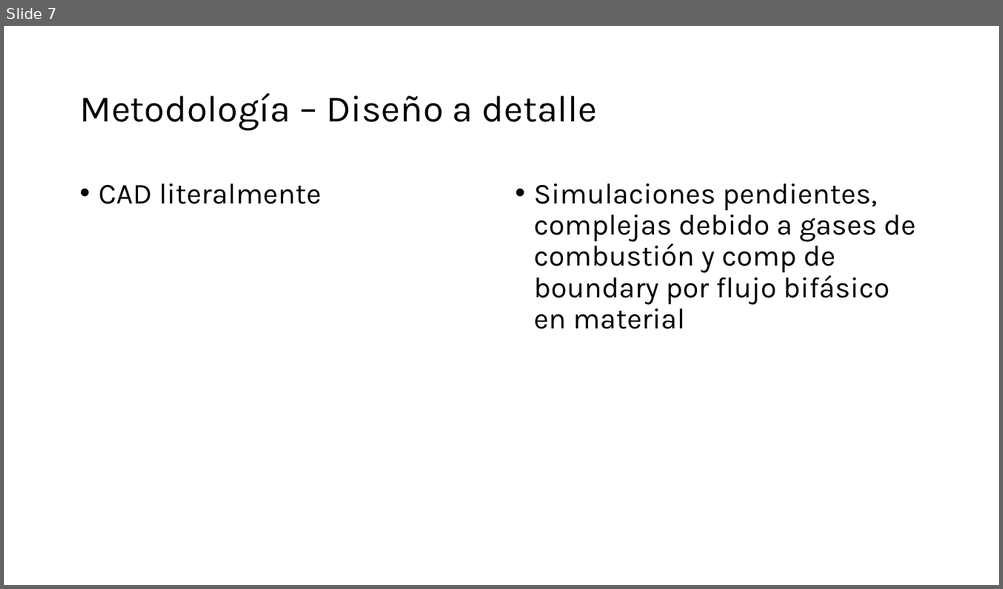
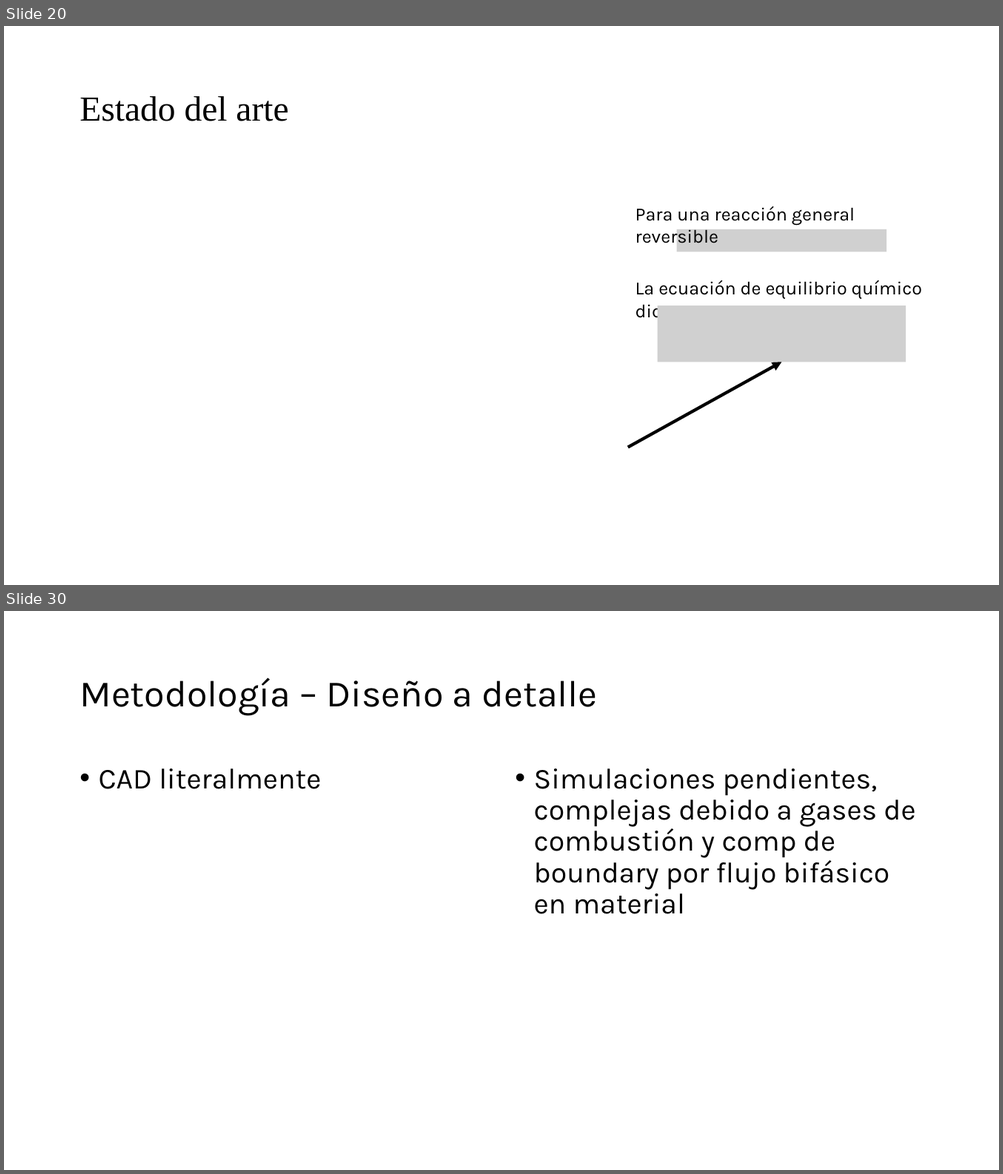
Before and after one commit to Archimedean2345/The-thermal-repository, a slide deck: PFlammam - Lucia V1 rev3/PFlammam - Lucia V1 - technical presentation.pptx. Shown one above the other, each under a label of ours: slide 7 before the commit, slides 20 and 30 after it; the slides between them are not shown. The pictures are 1003x589 and 1003x1174 pixels, drawn with LibreOffice and Linux fonts; fonts in the diff are those of the drawing; grey boxes stand for pictures. Boxes give left, top, right and bottom in pixels: in the first picture for what was removed or moved away, otherwise in the second. Text is boxed around its words. In the diff, an @@ line names an element or a change of style, - is before the commit and + after.

```diff
--- a/PFlammam - Lucia V1 rev3/PFlammam - Lucia V1 - technical presentation.pptx
+++ b/PFlammam - Lucia V1 rev3/PFlammam - Lucia V1 - technical presentation.pptx
@@ slide 20 added at [4,26,999,585], background #FFFFFF @@
@@ title added at [79,96,288,121], 34 pt, text #000000 @@
+Estado del arte
@@ text added at [635,207,854,248], 18 pt, text #000000 @@
+Para una reacción general reversible
@@ picture added at [677,230,887,252] @@
@@ text added at [635,281,922,322], 18 pt, text #000000 @@
+La ecuación de equilibrio químico dice:
@@ picture added at [657,306,906,363] @@
@@ arrow added from (628, 448) to (782, 363), #000000 3 pt @@
@@ what was slide 7 is now slide 30 @@
```
Also in this commit, not shown: 4 slides changed, 22 other slides added, 4 other files.
